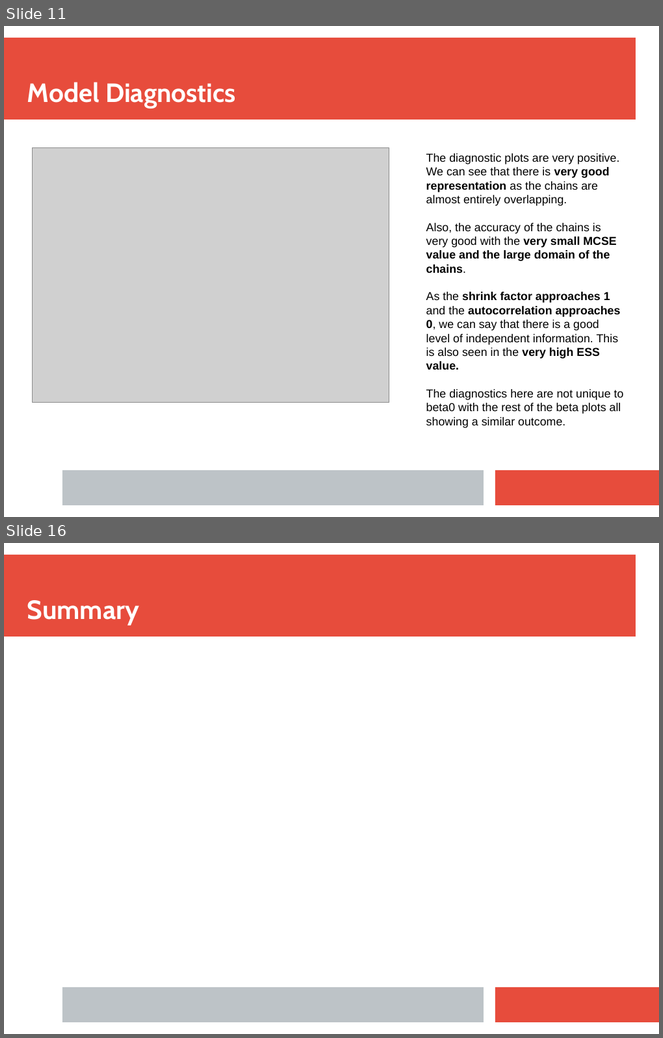
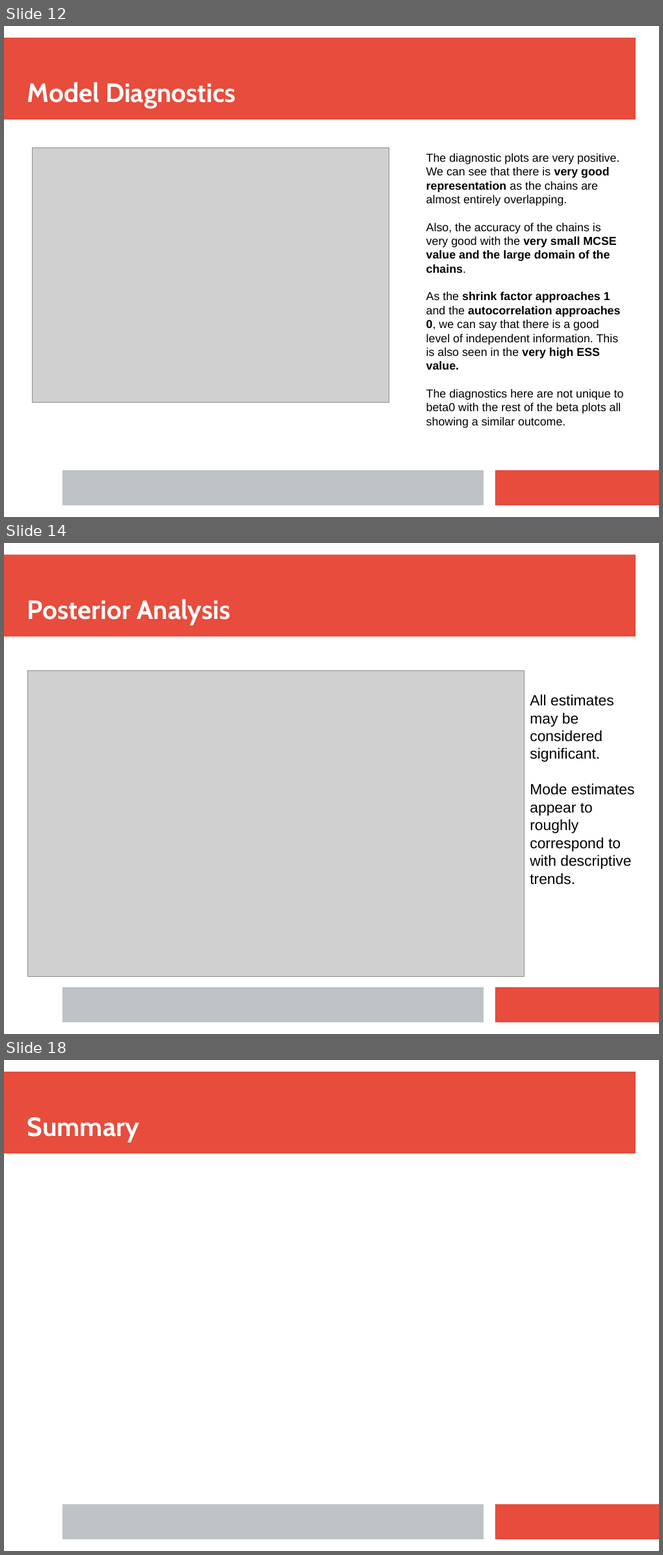
Before and after one commit to tim-kirkbride/BayesianAssignment, a slide deck: Presentation.pptx. Shown one above the other, each under a label of ours: slides 11 and 16 before the commit, slides 12, 14 and 18 after it; the slides between them are not shown. The pictures are 663x1038 and 663x1555 pixels, drawn with LibreOffice and Linux fonts; fonts in the diff are those of the drawing; grey boxes stand for pictures. Boxes give left, top, right and bottom in pixels: in the first picture for what was removed or moved away, otherwise in the second. Text is boxed around its words. In the diff, an @@ line names an element or a change of style, - is before the commit and + after.

```diff
--- a/Presentation.pptx
+++ b/Presentation.pptx
@@ slide 14 added at (4,543,659,1034), background #FFFFFF; not listed: 3 template elements that a slide beside it also shows @@
@@ text added at (27,599,230,626), 32 pt, text #FFFFFF, bold @@
+Posterior Analysis
@@ picture added at (27,671,524,977) @@
@@ text added at (530,694,635,885), 18 pt, text #000000 @@
+All estimates may be considered significant.
+Mode estimates appear to roughly correspond to with descriptive trends.
@@ what was slide 11 is now slide 12 @@
@@ what was slide 16 is now slide 18 @@
```
Also in this commit, not shown: 5 slides changed, 5 other slides added, 1 slide removed, 1 other file.
